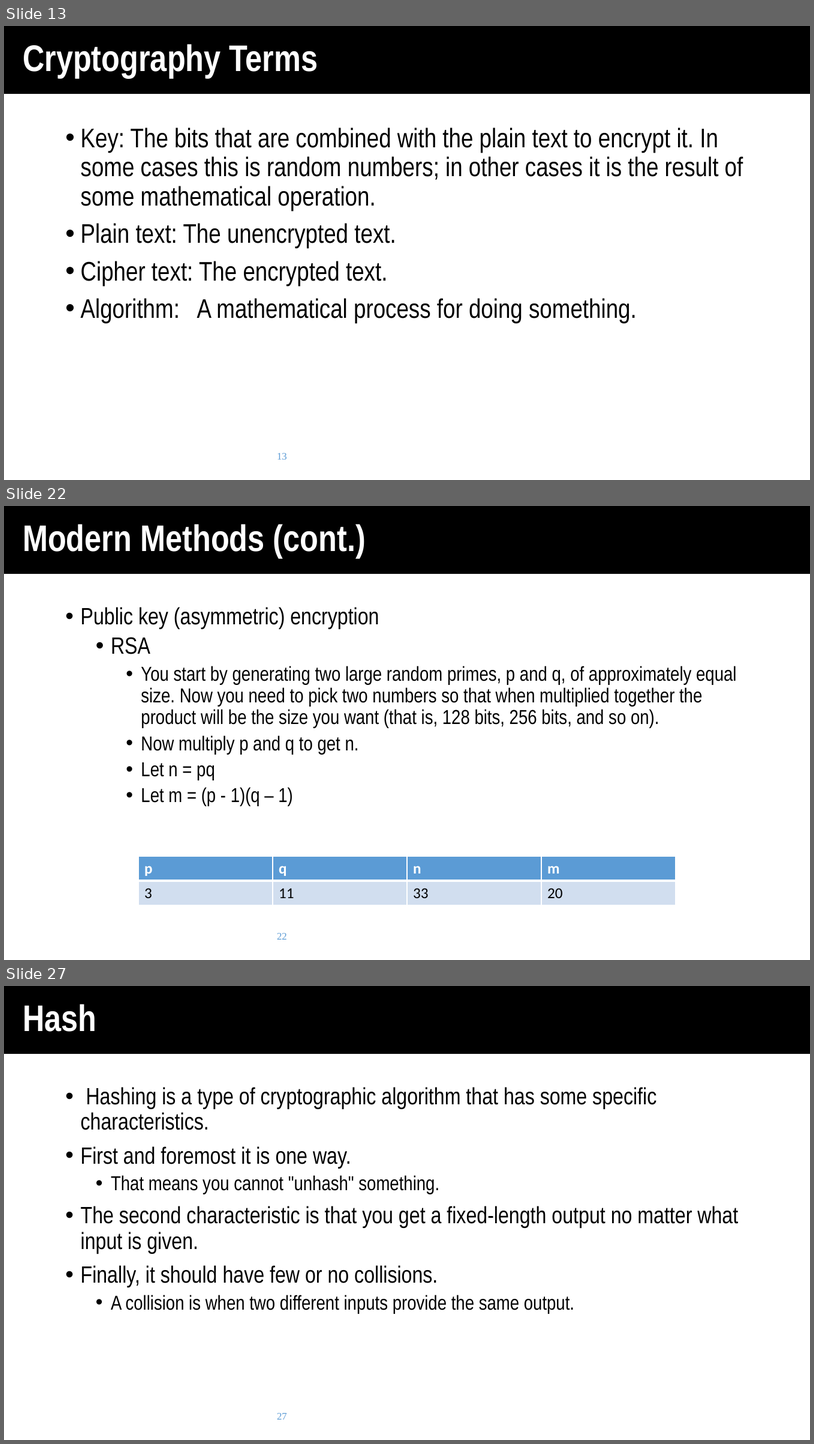
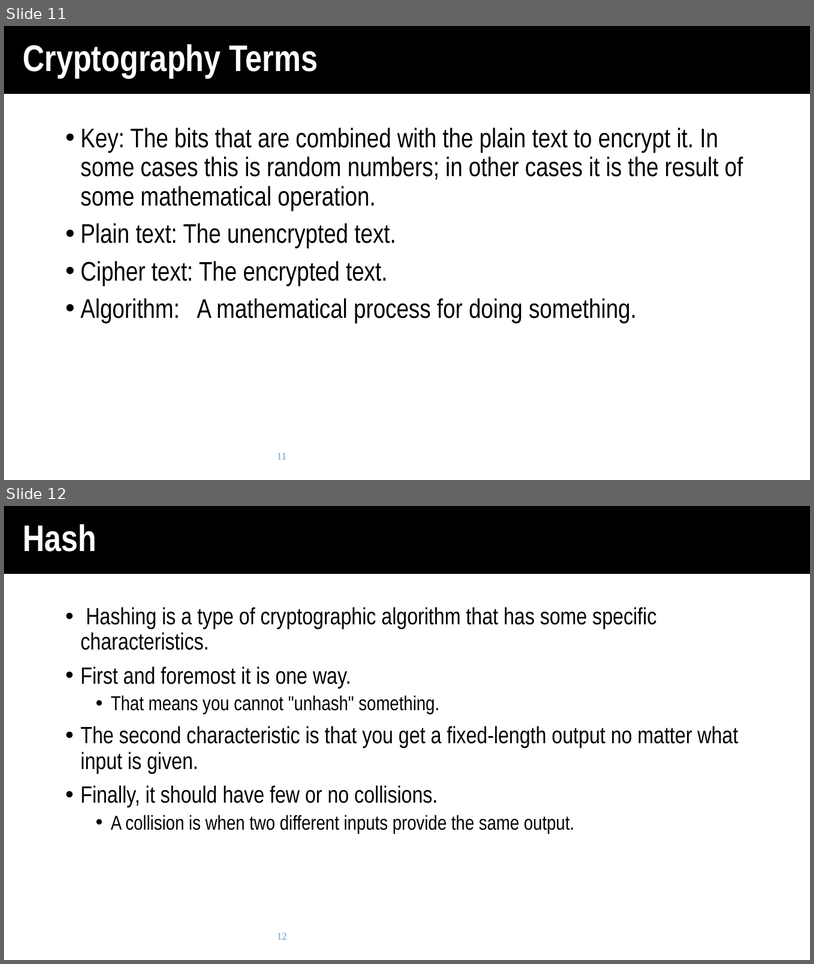
Before and after one commit to UNO-Babb/steg-hunt, a slide deck: Encryption_Steganography_Hashing.pptx. Shown one above the other, each under a label of ours: slides 13, 22 and 27 before the commit, slides 11 and 12 after it; the slides between them are not shown. The pictures are 814x1444 and 814x964 pixels, drawn with LibreOffice and Linux fonts; fonts in the diff are those of the drawing; background and template pictures are left out. Boxes give left, top, right and bottom in pixels: in the first picture for what was removed or moved away, otherwise in the second. Text is boxed around its words. In the diff, an @@ line names an element or a change of style, - is before the commit and + after.

```diff
--- a/Encryption_Steganography_Hashing.pptx
+++ b/Encryption_Steganography_Hashing.pptx
@@ slide 22 removed at [4,506,810,960], background #FFFFFF; not listed: 1 template element that a slide beside it also shows @@
@@ title removed at [23,524,366,558] @@
-Modern Methods (cont.)
@@ text removed at [81,607,737,806] @@
-• Public key (asymmetric) encryption
-  • RSA
-    • You start by generating two large random primes, p and q, of approximately equal size. Now you need to pick two numbers so that when multiplied together the product will be the size you want (that is, 128 bits, 256 bits, and so on).
-    • Now multiply p and q to get n.
-    • Let n = pq
-    • Let m = (p - 1)(q – 1)
@@ table removed at [138,856,675,905], 2 rows, 4 columns @@
-p | q | n | m
-3 | 11 | 33 | 20
@@ page number removed at [277,933,287,939] @@
-22
@@ what was slide 13 is now slide 11 @@
@@ page number at [277,453,287,459]: text changed @@
-13
+11
@@ what was slide 27 is now slide 12 @@
@@ page number at [277,933,287,939]: text changed @@
-27
+12
```
Also in this commit, not shown: 1 slide changed, 18 other slides removed, 20 other files.
